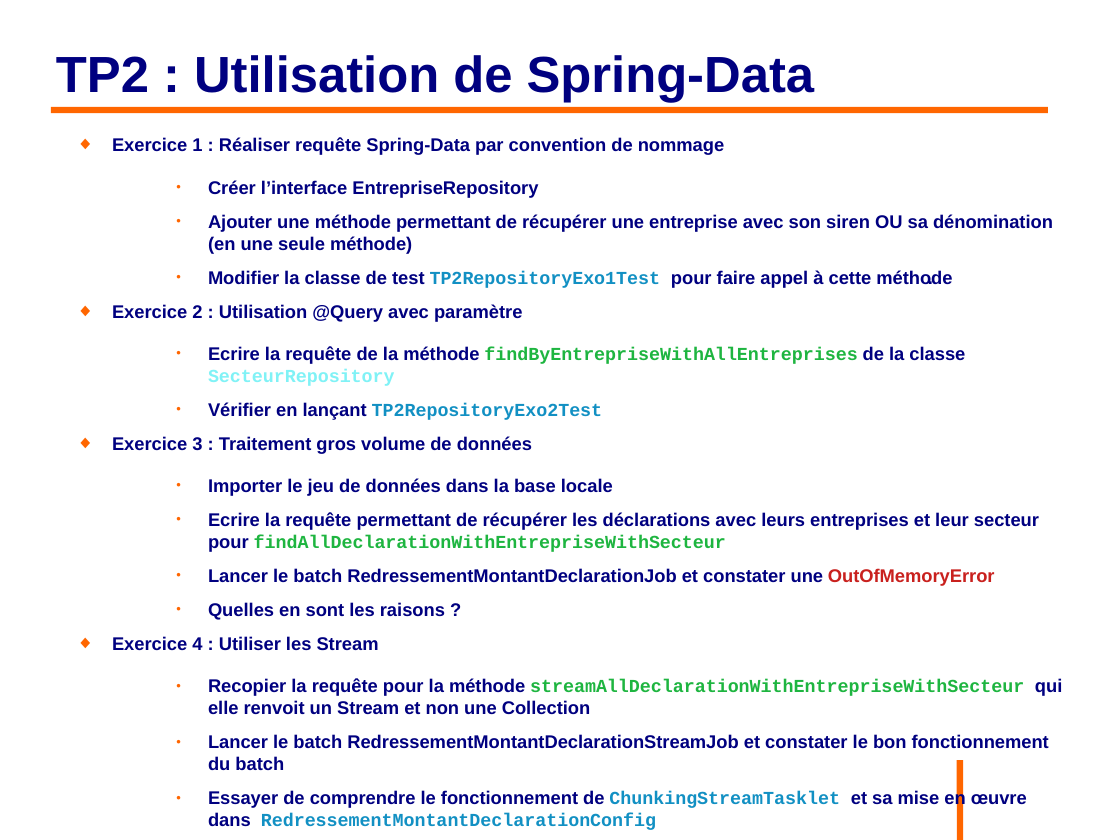
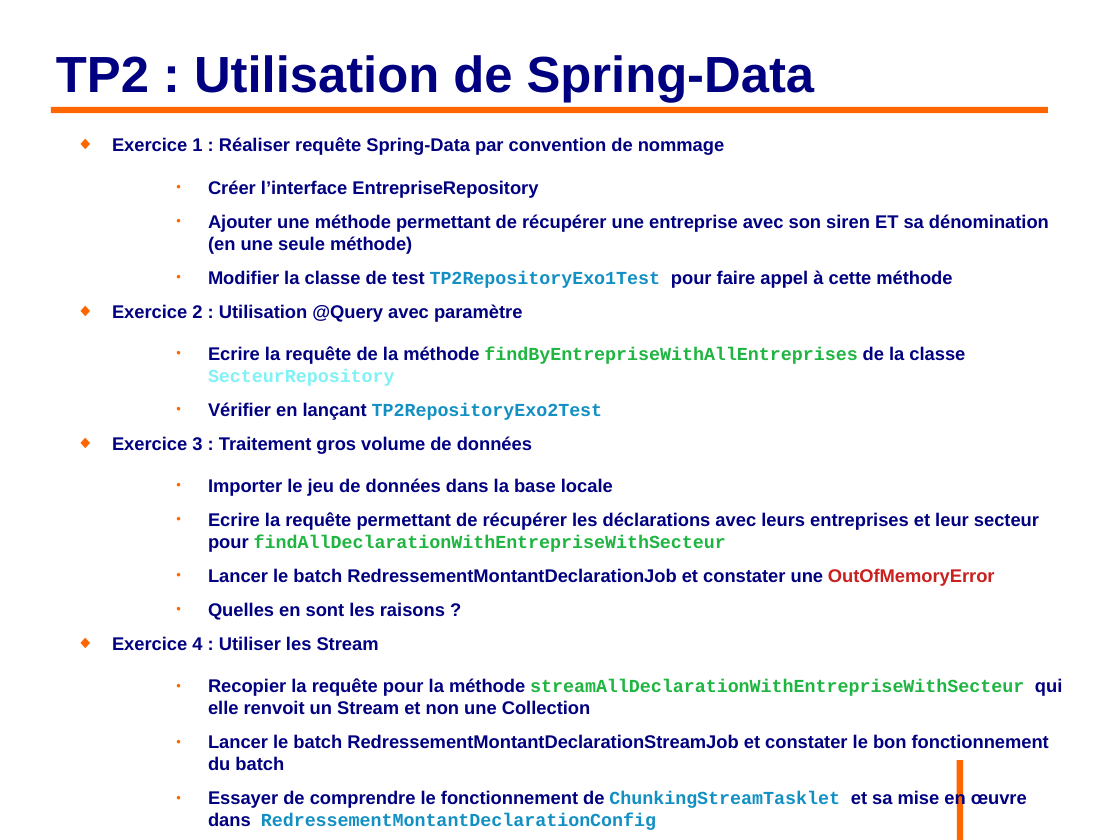
Before and after one commit to philphils/formation-hibernate-avancee, a slide deck: slide 41 of Documentation/diapo_formation_hibernate_avancee.odp. Drawn at 1120x840 pixels with LibreOffice and Linux fonts; fonts in the diff are those of the drawing; background and template pictures are left out. Boxes give left, top, right and bottom in pixels: in the first picture for what was removed or moved away, otherwise in the second. Text is boxed around its words. In the diff, an @@ line names an element or a change of style, - is before the commit and + after.

Commit message:
Mise à jour diapo

```diff
--- a/Documentation/diapo_formation_hibernate_avancee.odp
+++ b/Documentation/diapo_formation_hibernate_avancee.odp
@@ text at bbox=[208, 214, 1049, 288]: text changed @@
-    ● Ajouter une méthode permettant de récupérer une entreprise avec son siren OU sa dénomination (en une seule méthode)
-    ● Modifier la classe de test TP2RepositoryExo1Test pour faire appel à cette méthode .
+    ● Ajouter une méthode permettant de récupérer une entreprise avec son siren ET sa dénomination (en une seule méthode)
+    ● Modifier la classe de test TP2RepositoryExo1Test pour faire appel à cette méthode
```
